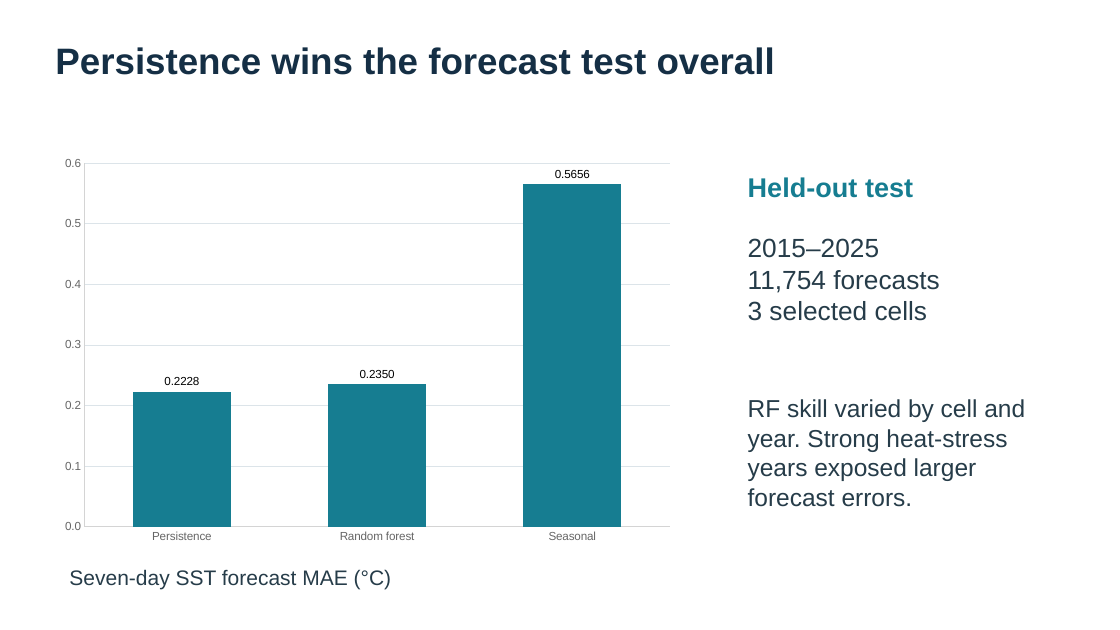
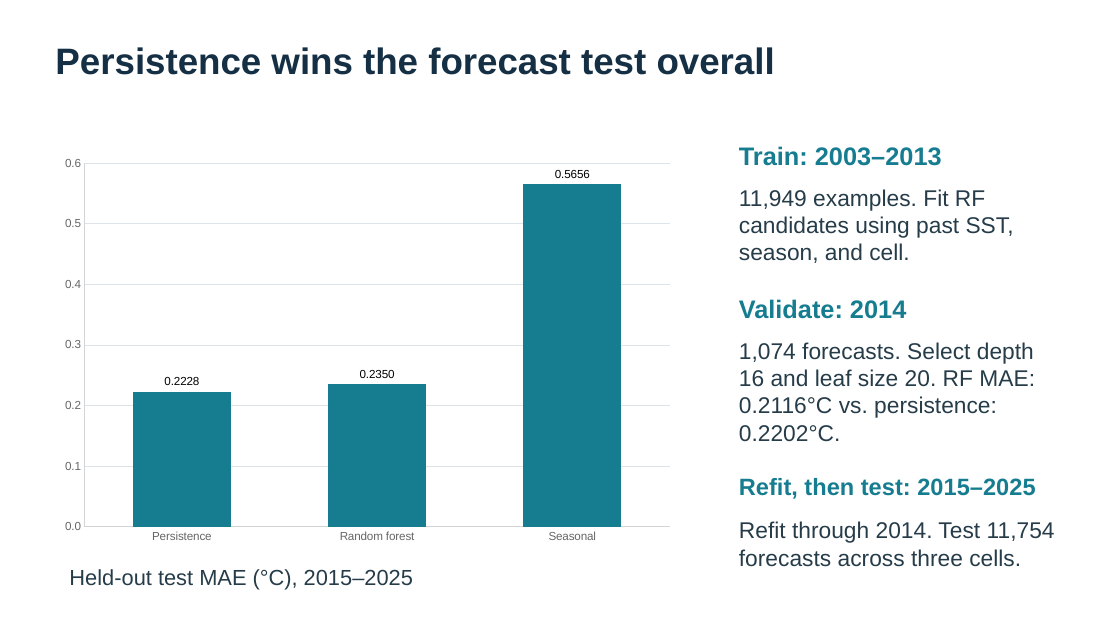
Before and after one commit to drwbkr1/West-Hawaii-Heat-Stress-ASM540, a slide deck: slide 5 of GISProjectDrewBaker/Documentation/GISPresentationDrewBaker.pptx. Drawn at 1120x630 pixels with LibreOffice and Linux fonts; fonts in the diff are those of the drawing. Boxes give left, top, right and bottom in pixels: in the first picture for what was removed or moved away, otherwise in the second. Text is boxed around its words. In the diff, an @@ line names an element or a change of style, - is before the commit and + after.

Commit message:
Revise presentation methods and forecast results

```diff
--- a/GISProjectDrewBaker/Documentation/GISPresentationDrewBaker.pptx
+++ b/GISProjectDrewBaker/Documentation/GISPresentationDrewBaker.pptx
@@ text added at (739, 146, 942, 166), 21.8 pt, text #167D91, bold @@
+Train: 2003–2013
@@ text removed at (748, 177, 913, 198) @@
-Held-out test
@@ text added at (739, 189, 1014, 263), 19.5 pt, text #263C49 @@
+11,949 examples. Fit RF candidates using past SST, season, and cell.
@@ text removed at (748, 238, 940, 321) @@
-2015–2025
-11,754 forecasts
-3 selected cells
@@ text added at (739, 299, 906, 319), 21.8 pt, text #167D91, bold @@
+Validate: 2014
@@ text added at (739, 342, 1035, 442), 19.5 pt, text #263C49 @@
+1,074 forecasts. Select depth 16 and leaf size 20. RF MAE: 0.2116°C vs. persistence: 0.2202°C.
@@ text removed at (748, 399, 1025, 507) @@
-RF skill varied by cell and year. Strong heat-stress years exposed larger forecast errors.
@@ text added at (739, 478, 1035, 499), 20.2 pt, text #167D91, bold @@
+Refit, then test: 2015–2025
@@ text added at (739, 521, 1055, 567), 19.5 pt, text #263C49 @@
+Refit through 2014. Test 11,754 forecasts across three cells.
@@ text at (69, 569, 413, 590): text changed; size 18 to 18.8 pt @@
-Seven-day SST forecast MAE (°C)
+Held-out test MAE (°C), 2015–2025
```
Also in this commit, not shown: 4 slides added, 4 slides removed, 1 other file.
